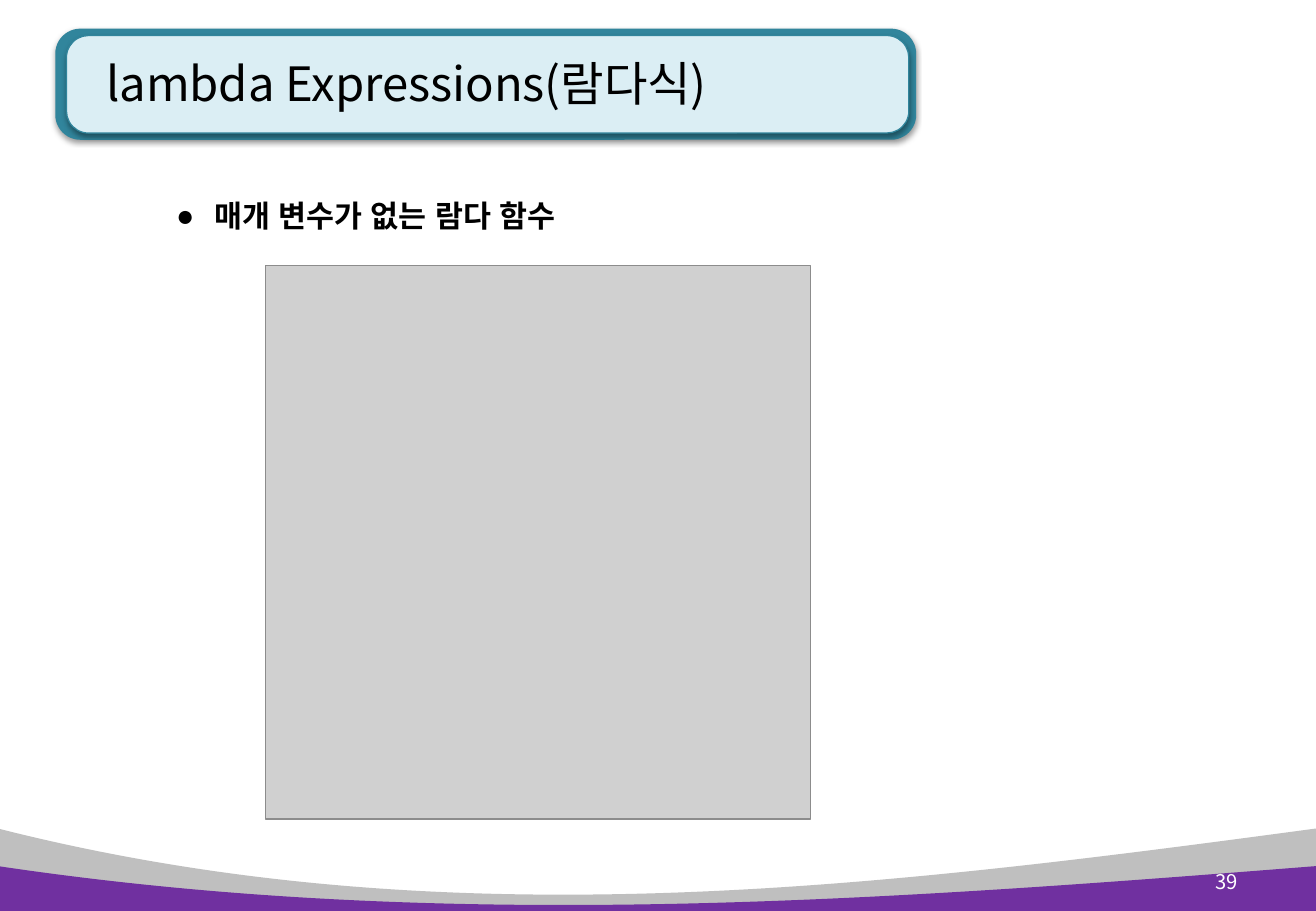
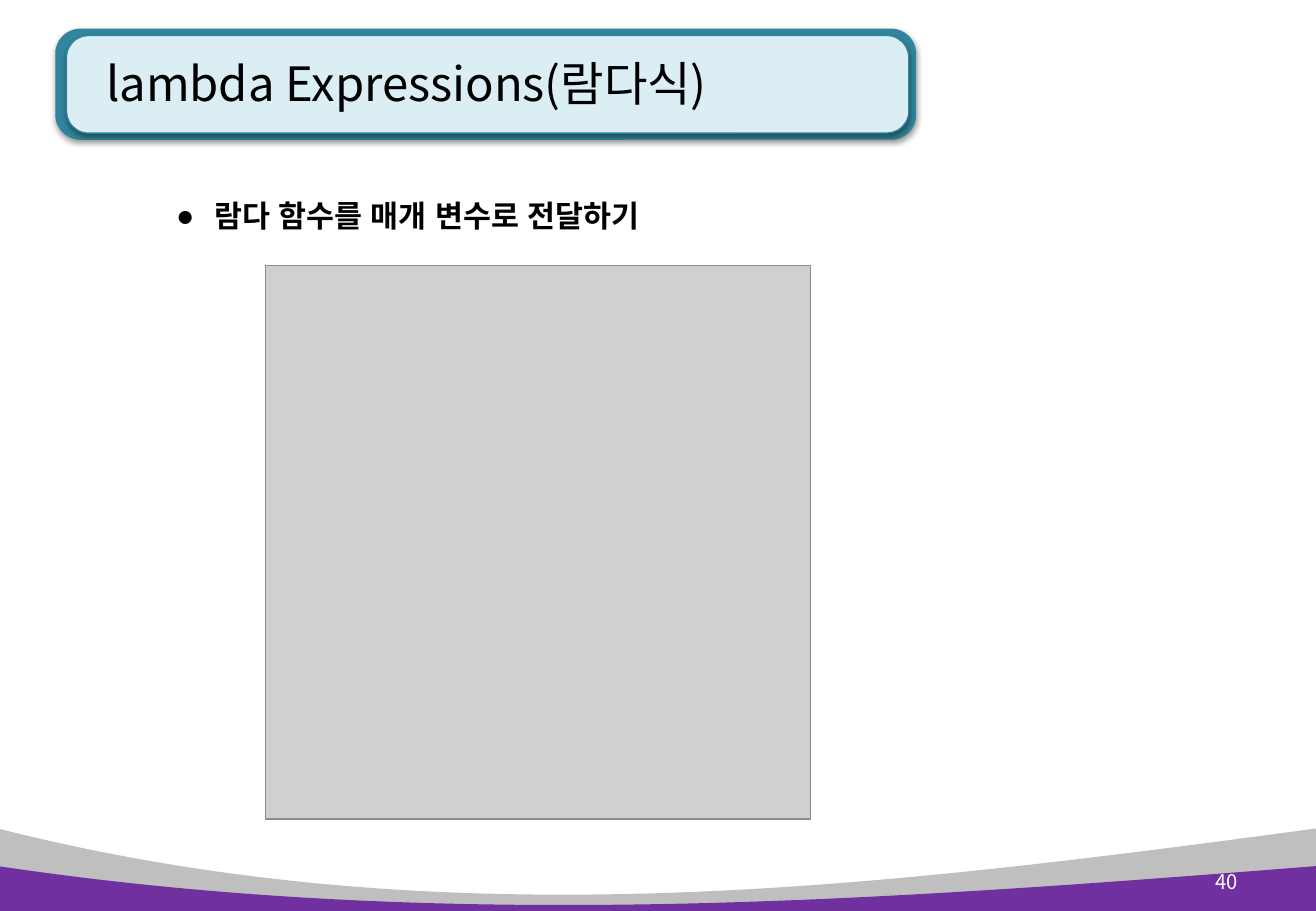
Before and after one commit to AhNyx/js_works, a slide deck: slide 40 of pyworks/python_ppt/Python 5장. 함수.pptx (slide 39 before the commit). Drawn at 1316x911 pixels with LibreOffice and Linux fonts; fonts in the diff are those of the drawing; grey boxes stand for pictures. Boxes give left, top, right and bottom in pixels: in the first picture for what was removed or moved away, otherwise in the second. Text is boxed around its words. In the diff, an @@ line names an element or a change of style, - is before the commit and + after.

```diff
--- a/pyworks/python_ppt/Python 5장. 함수.pptx
+++ b/pyworks/python_ppt/Python 5장. 함수.pptx
@@ text at (x1=214, y1=201, x2=640, y2=230): text changed @@
-● 매개 변수가 없는 람다 함수
+● 람다 함수를 매개 변수로 전달하기
@@ page number at (x1=1216, y1=868, x2=1238, y2=889): text changed @@
-39
+40
```
Also in this commit, not shown: 4 other slides changed, 1 slide added, 31 other files.
